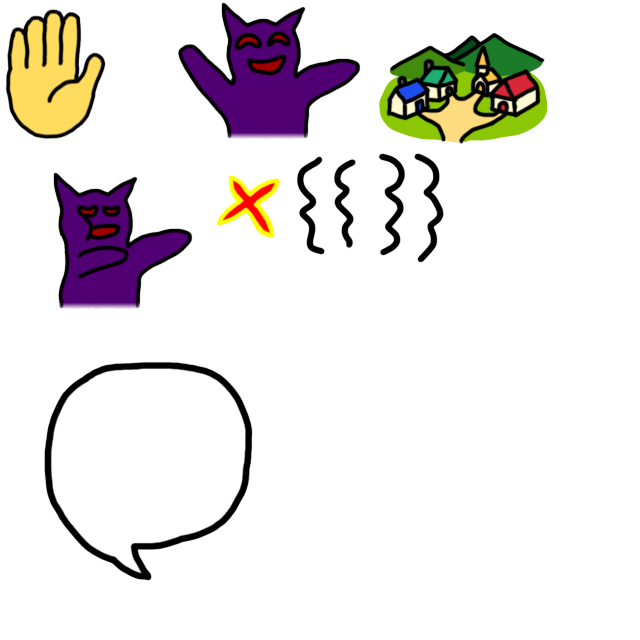
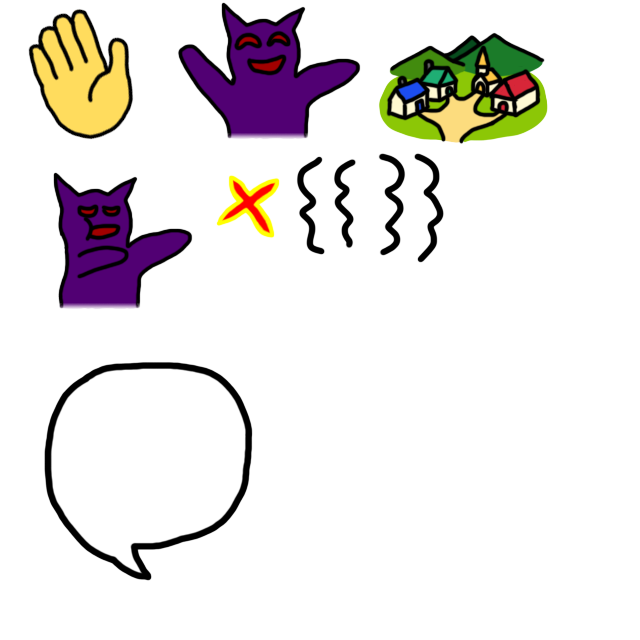
Two versions of the same layered image (640x640). Layer-by-layer changes:
painted on "HelloOutline" over [5,8,134,140]
painted on "HelloColor" over [7,9,132,140]